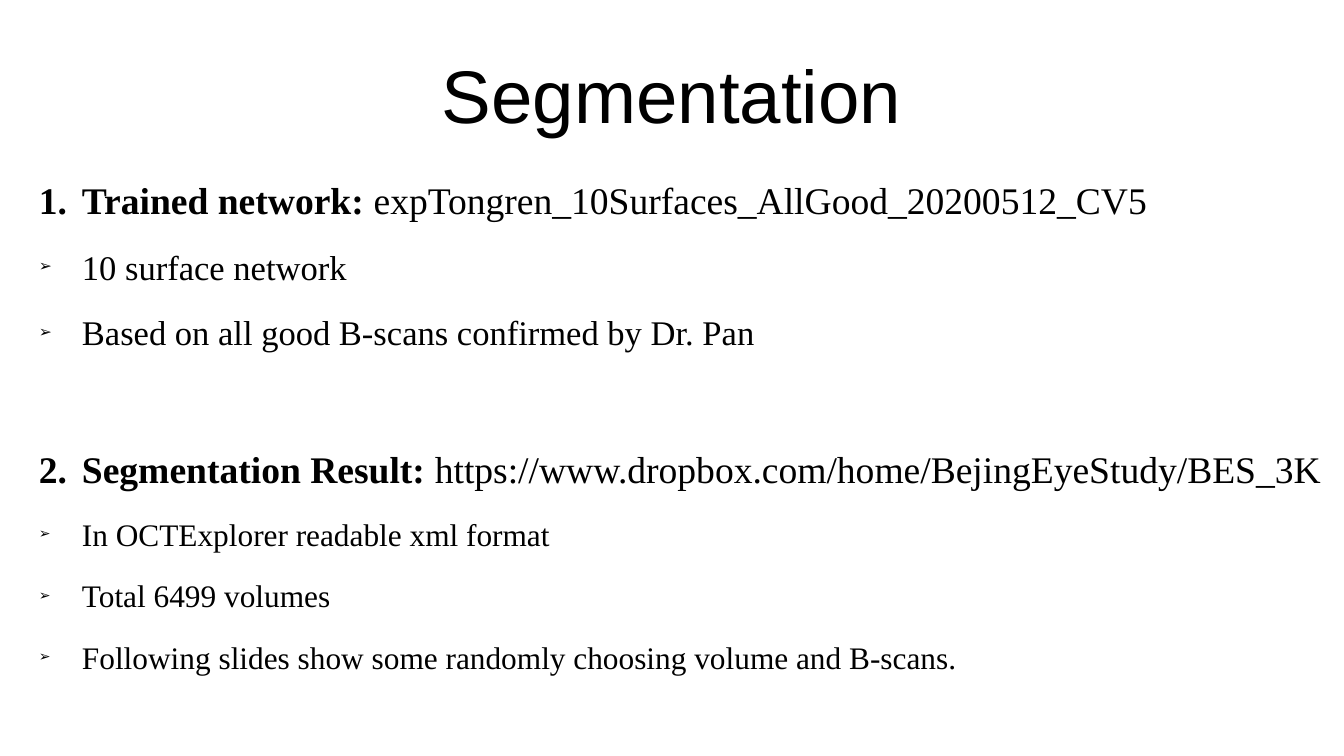
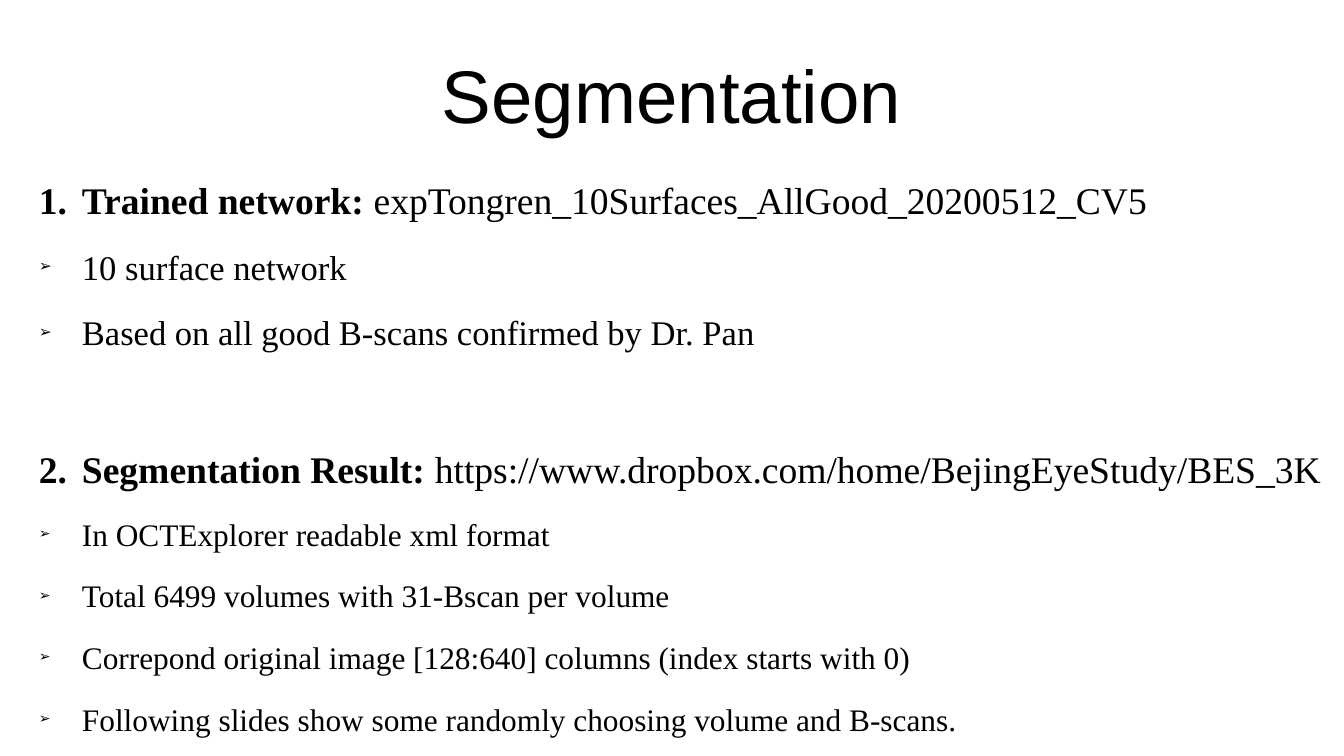
Before and after one commit to Hui-Xie/OvarianCancer, a slide deck: slide 3 of OCTMultiSurfaces/testConfig/expBES3K_10Surfaces_20200701/BES3KTestReport_20200701.odp. Drawn at 1344x756 pixels with LibreOffice and Linux fonts; fonts in the diff are those of the drawing. Boxes give left, top, right and bottom in pixels: in the first picture for what was removed or moved away, otherwise in the second. Text is boxed around its words. In the diff, an @@ line names an element or a change of style, - is before the commit and + after.

```diff
--- a/OCTMultiSurfaces/testConfig/expBES3K_10Surfaces_20200701/BES3KTestReport_20200701.odp
+++ b/OCTMultiSurfaces/testConfig/expBES3K_10Surfaces_20200701/BES3KTestReport_20200701.odp
@@ text at box(82, 585, 910, 676): text changed @@
-➢ Total 6499 volumes
+➢ Total 6499 volumes with 31-Bscan per volume
+➢ Correpond original image [128:640] columns (index starts with 0)
```
Also in this commit, not shown: 3 other files.
